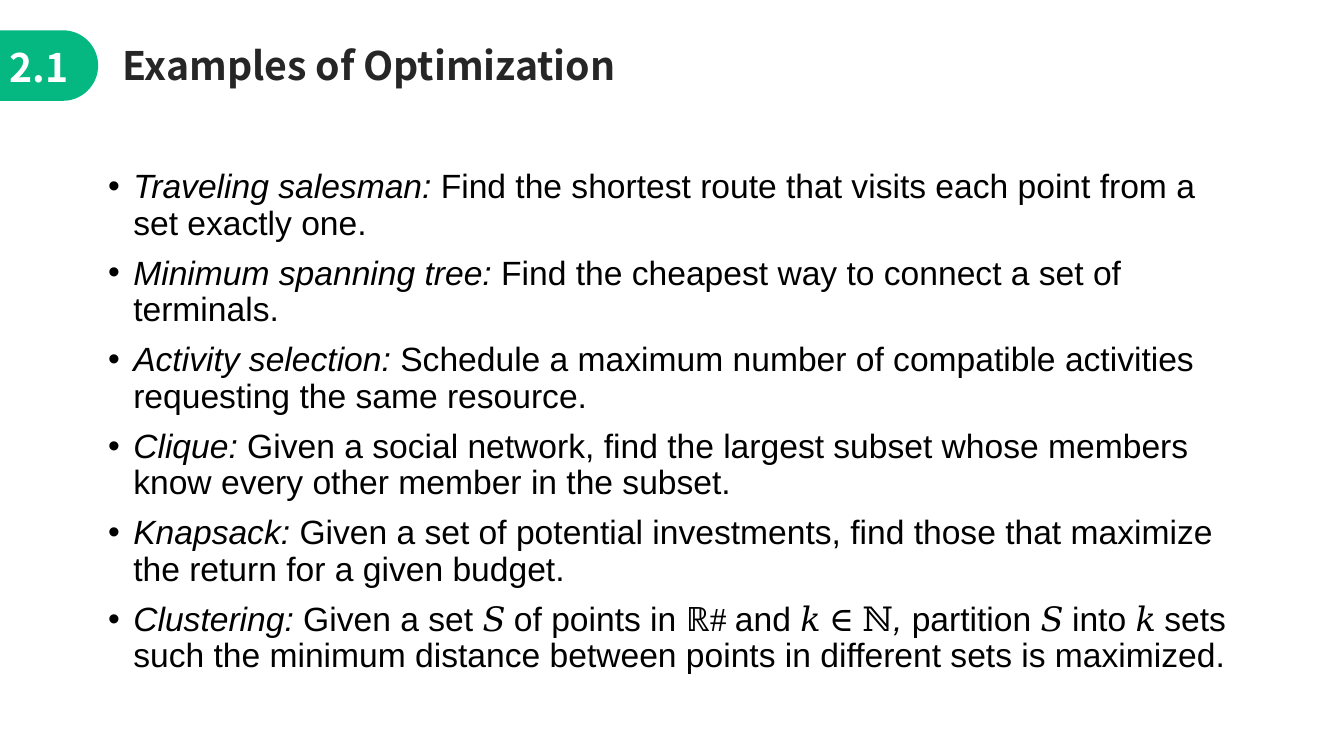
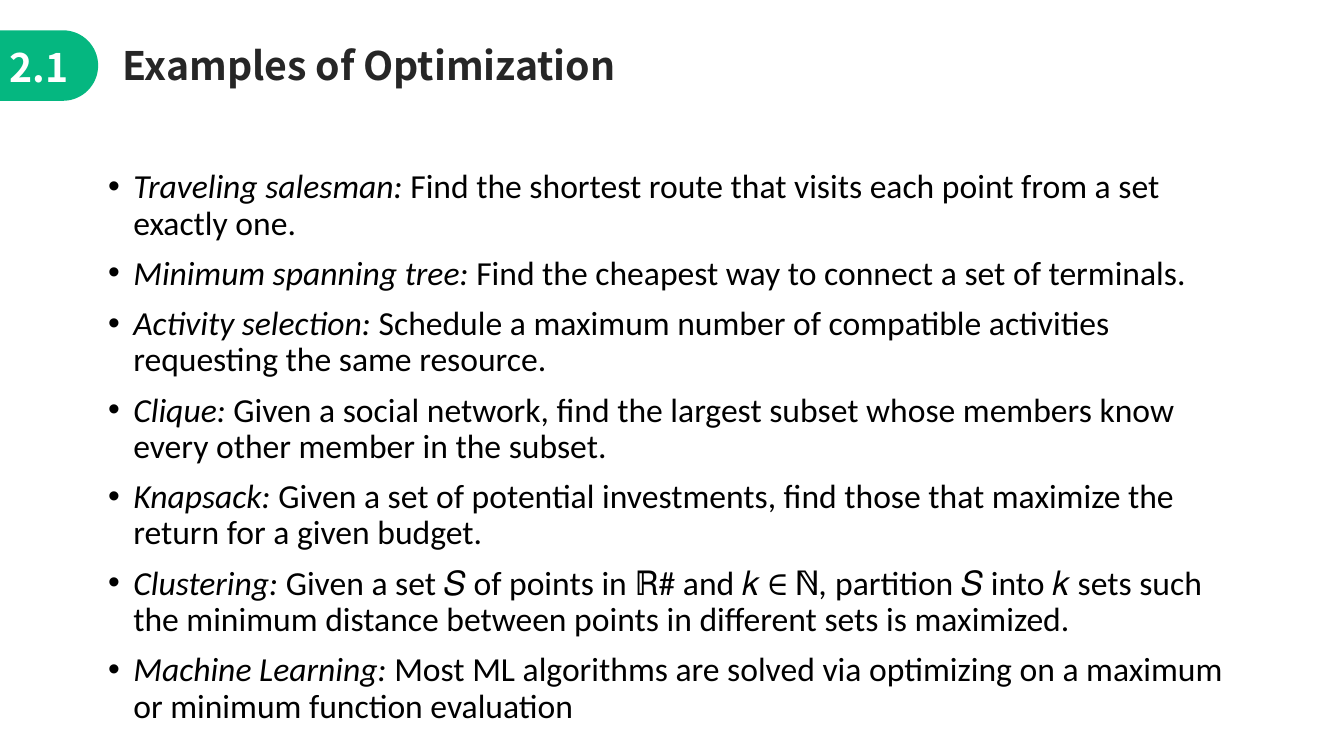
Before and after one commit to jimmyyih518/DSA2022Fall, a slide deck: slide 9 of week8/week8_slides.pptx. Drawn at 1344x756 pixels with LibreOffice and Linux fonts; fonts in the diff are those of the drawing. Boxes give left, top, right and bottom in pixels: in the first picture for what was removed or moved away, otherwise in the second. Text is boxed around its words. In the diff, an @@ line names an element or a change of style, - is before the commit and + after.

```diff
--- a/week8/week8_slides.pptx
+++ b/week8/week8_slides.pptx
@@ text at (x1=133, y1=174, x2=1202, y2=637): font Arial to Calibri in "Traveling salesman: Find the shortest route that ...", "Minimum spanning tree: Find the cheapest way ...", "Activity selection: Schedule a maximum number of ...", "Clique: Given a social network, find the ..." and 2 more places; font Times New Roman to Calibri in "𝑆 ℝ# 𝑘 ∈ ℕ, 𝑆 𝑘" @@
@@ text at (x1=133, y1=657, x2=1222, y2=719): paragraph added @@
+• Machine Learning: Most ML algorithms are solved via optimizing on a maximum or minimum function evaluation
```
Also in this commit, not shown: 16 other slides changed, 3 slides added, 17 other files.
